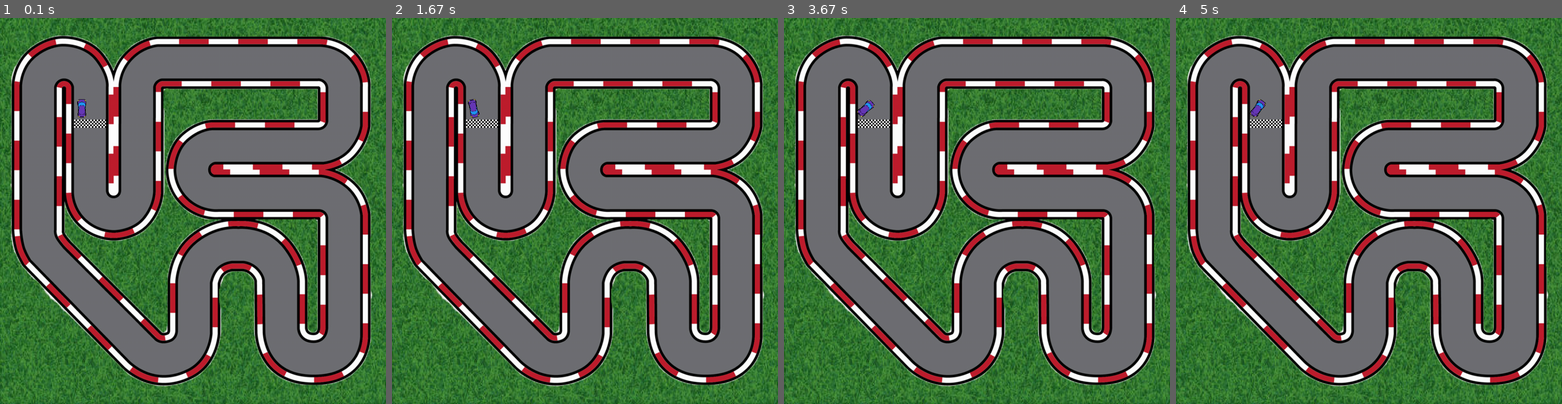
Above: before the commit, frames 1-4 (left to right).
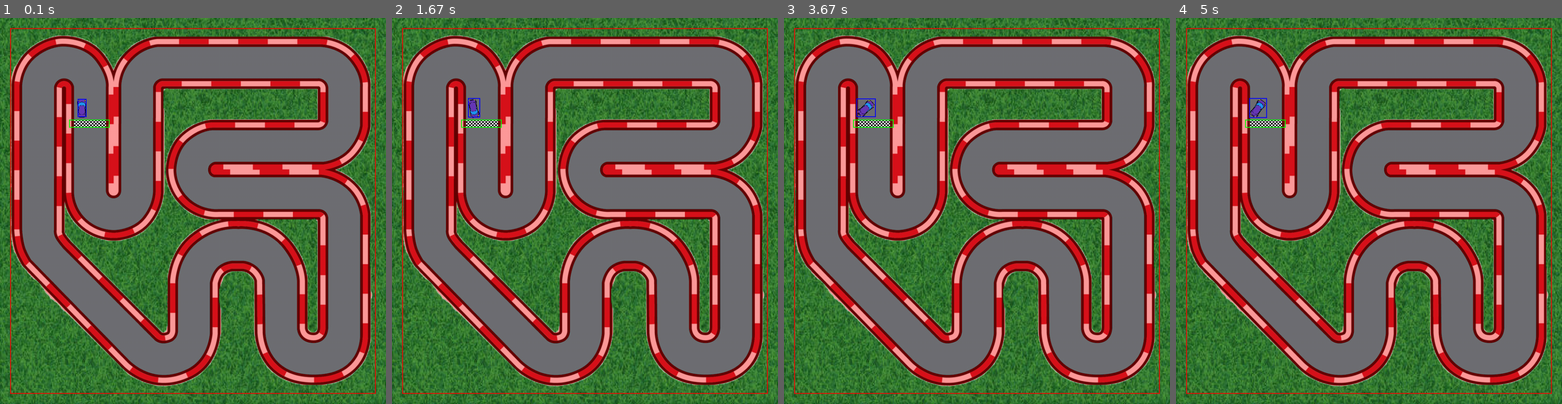
Above: after the commit, the same moments.

Repository: AmirmasoudCS/Pygame-Course
Game: pygame game, started from project_04/main.py
Two runs of this game, one before a commit and one after it. Both use one fixed random seed, a clock stepped at 60 frames per second and the inputs below.
Inputs:
- Up to frame 1 (0.1 s): no input
- Up to frame 2 (1.67 s): hold D 0.33-0.8 s; hold W 0.83-1.13 s; hold D 1.17-1.63 s
- Up to frame 3 (3.67 s): hold A 1.67-2.2 s; hold S 2.23-2.53 s; hold A 2.57-2.97 s; hold D from 3.4 s (still down)
- Up to frame 4 (5 s): release D at 4.03 s; hold A 4.47-4.93 s; hold D from 4.97 s (still down)

The runs differ from the first frame. In frame 1, 25% of the frame differs, in the area x 2-98%, y 2-98%; in frame 2, 25%; in frame 3, 25%; in frame 4, 25%.

Commit message:
Updating the move player function

Diff:
--- a/project_04/main.py
+++ b/project_04/main.py
@@ -2,7 +2,7 @@
 import math
 from project_04.utils import blit_rotate_center
 
-DEV_MODE = False
+DEV_MODE = True
 
 TRACK = pygame.image.load("./project_04/assets/imgs/track.png")
 BORDER = pygame.image.load("./project_04/assets/imgs/track-border.png")
@@ -169,6 +169,8 @@
 def move_player(player_car):
     keys = pygame.key.get_pressed()
 
+    moved = False
+
     old_x = player_car.x
     old_y = player_car.y
 
@@ -179,10 +181,12 @@
         player_car.rotate(right=True)
 
     if keys[pygame.K_w]:
+        moved = True
         player_car.move_forward()
-    elif keys[pygame.K_s]:
+    if keys[pygame.K_s]:
+        moved = True
         player_car.move_backward()
-    else:
+    if not moved:
         player_car.reduce_speed()
 
     if player_car.collide(
